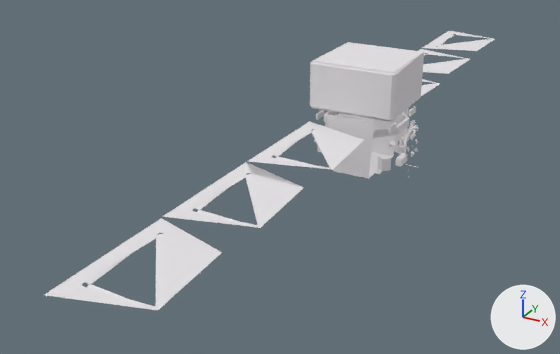
What one commit did to the glTF model site/models/fermi.glb.
The view is the same before and after, from a 50 mm lens placed at (21.6, -53.2, 19.8), pointed at (-5.2, -4.5, -4.6). The lights are fixed; the arrows at lower right show +X, +Y and +Z. The picture after the commit comes second. Where no turn or scale is listed for an object, it has been applied to the vertices. Vertices at exactly the same position are counted once.

Names of what the first picture shows: 'Layer_0'.
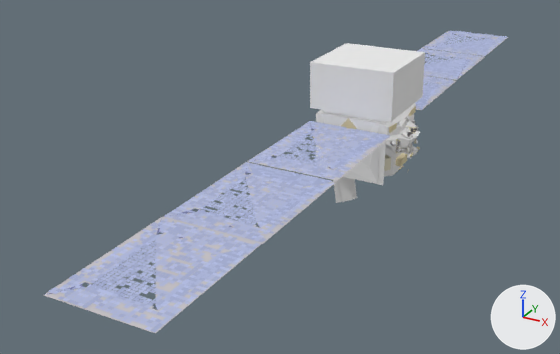
Where the newer file only moved an object's origin or applied its transform, the numbers keep the older frame.

Changed parts and their boxes [x1, y1, x2, y2] in the pictures (560 x 354 px):
'Layer_0', reshaped (8% taller): before [44, 31, 495, 310]; after [44, 31, 508, 333]
'solar-panel', added (blue): after [45, 31, 507, 332]
    faces in mat_own__b5bfe3 (blue #b5bfe3): [48, 32, 506, 328]
    faces in mat_own__a8b2d8 (blue #a8b2d8): [56, 31, 507, 332]
    faces in mat_own__bdc7ec (blue #bdc7ec): [45, 31, 505, 330]
    faces in mat_own__6f75ac (blue #6f75ac): [46, 33, 469, 331]
'foil', added: after [321, 119, 417, 183]
    faces in mat_own__e5e5e5 (white #e5e5e5): [321, 119, 417, 183]
part 1 of me_mesh_0_001, added (mostly hidden): after [323, 110, 387, 123]
part 2 of me_mesh_0_001, reshaped: before [45, 31, 491, 309]; after [44, 31, 508, 333]
part 3 of me_mesh_0_001, recoloured: before [44, 31, 495, 307]; after [44, 31, 481, 305]
part 4 of me_mesh_0_001, recoloured: before [333, 113, 396, 179]

Edits to the bpy script that builds the scene:
```text
Add mat_own__cac6cc:
    mat_own__cac6cc = principled_material('own #cac6cc')
    mat_own__cac6cc.base_color = (0.59, 0.564, 0.602)  # light grey #cac6cc
    mat_own__cac6cc.roughness = 1.0
Add mat_own__e9e9e9:
    mat_own__e9e9e9 = principled_material('own #e9e9e9')
    mat_own__e9e9e9.base_color = (0.811, 0.811, 0.811)  # white #e9e9e9
    mat_own__e9e9e9.roughness = 1.0
Change me_mesh_0_001:
    remove me_mesh_0_001.from_pydata(...)  # 6866 vertices, 13648 faces; spans x -4.2..4.2, y -31.2..31.2, z -4.7..4.7
    add me_mesh_0_001.from_pydata(...)  # 2604 vertices, 4428 faces; spans x -4.3..4.3, y -31.2..31.2, z -7.4..4.7
    me_mesh_0_001 part 1: a new loose piece, a box spanning x -2.5..2.5, y -2.51..2.49, z 0.56..0.99, in mat_own__e9e9e9 (white #e9e9e9)
    me_mesh_0_001 part 2: 230 vertices moved within x -4.2..4.2, y -3.2..3.1, z -4.5..4.5; 5054 vertices removed from x -4.2..4.2, y -29.7..29.7, z -4.7..4.7; 983 vertices added at x -4.3..4.3, y -31.2..31.2, z -7.4..4.7
    me_mesh_0_001 part 3: 45 faces spanning x -3.3..2.3, y -31.2..31.2, z 0.0 switch from mat_palettematerial001 to mat_own__cac6cc (light grey #cac6cc)
    me_mesh_0_001 part 4: 82 faces spanning x -4.2..4.2, y -2.8..3.1, z -4.6..0.5 switch from mat_palettematerial001 to mat_own__e9e9e9 (white #e9e9e9)
    other edits to the shape of me_mesh_0_001 do not show in these pictures
    add me_mesh_0_001.materials.append(mat_own__727073)  # grey #727073
    add me_mesh_0_001.materials.append(mat_own__d9cda7)  # beige #d9cda7
    add me_mesh_0_001.materials.append(mat_own__9b9b9b)  # grey #9b9b9b
    add me_mesh_0_001.materials.append(mat_own__e4dfc7)  # pale yellow #e4dfc7
    add me_mesh_0_001.materials.append(mat_own__ededed)  # white #ededed
    add me_mesh_0_001.materials.append(mat_own__ededed_001)  # white #ededed
Add ob_solar_panel:
    ob_solar_panel = bpy.data.objects.new('solar-panel', me_solar_panel)  # 19304 vertices, 9717 faces; spans x -3.3..3.3, y -31.2..31.2, z 0.0; in mat_own__b5bfe3 (blue #b5bfe3), mat_own__6f75ac (blue #6f75ac), mat_own__a8b2d8 (blue #a8b2d8), mat_own__bdc7ec (blue #bdc7ec)
    ob_solar_panel.location = (0.02, 0.01, 0.0)
Add ob_foil:
    ob_foil = bpy.data.objects.new('foil', me_foil)  # 345 vertices, 240 faces; spans x -3.83..3.83, y -3.07..3.07, z -2.41..2.41; in mat_own__e5e5e5 (white #e5e5e5), mat_own__e5c36f (yellow #e5c36f)
    ob_foil.location = (0.22, 0.01, -1.71)
```
